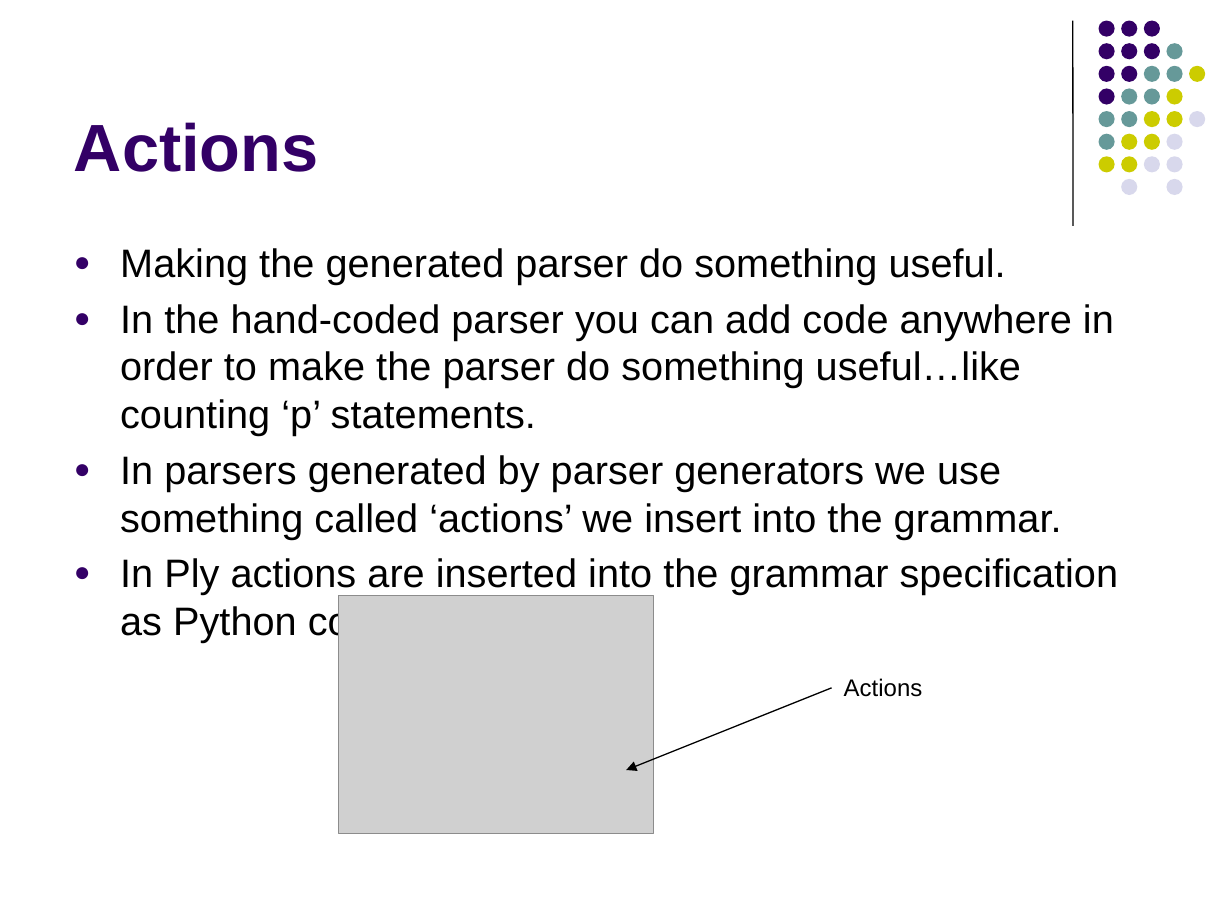
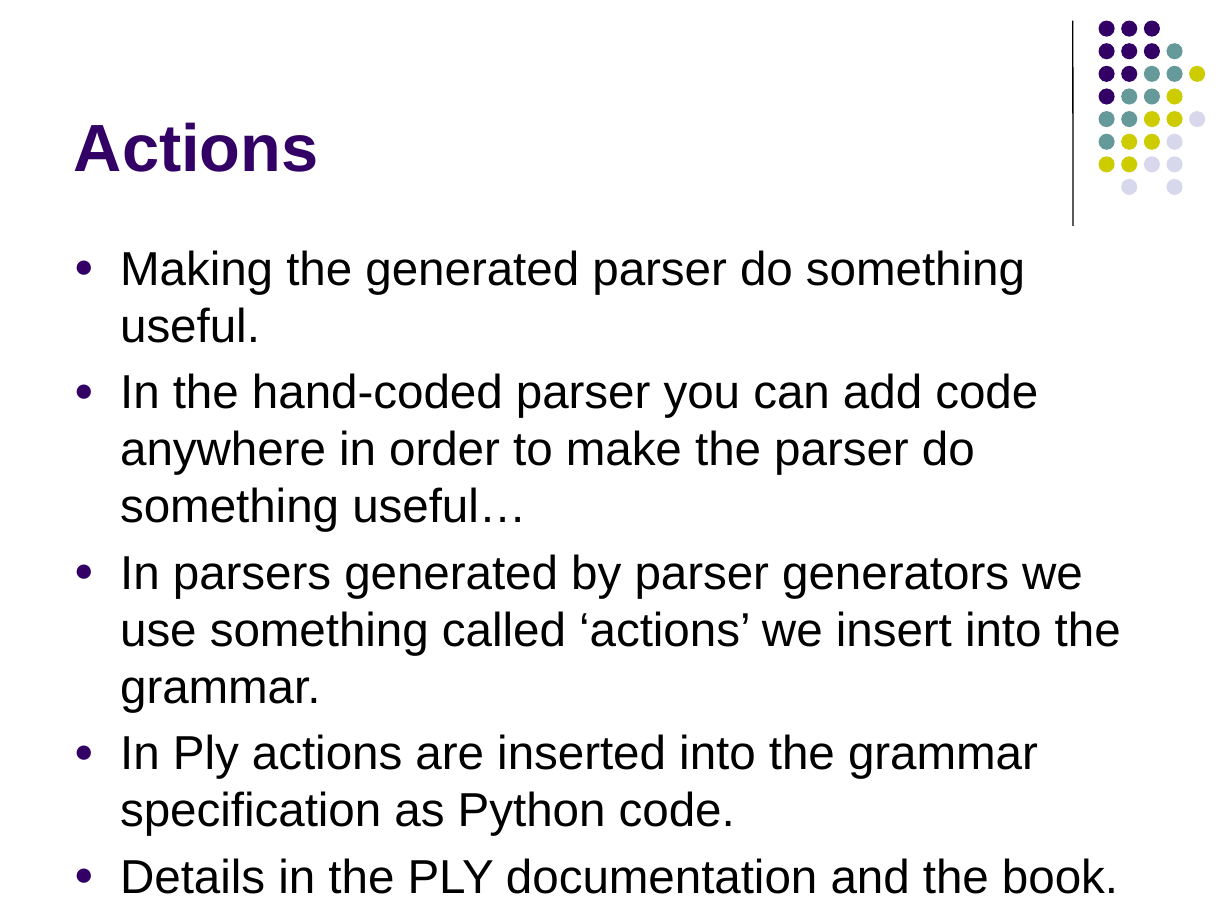
Before and after one commit to lutzhamel/CSC402, a slide deck: slide 18 of notes/csc402-ln021.pptx (slide 16 before the commit). Drawn at 1232x924 pixels with LibreOffice and Linux fonts; fonts in the diff are those of the drawing; grey boxes stand for pictures. Boxes give left, top, right and bottom in pixels: in the first picture for what was removed or moved away, otherwise in the second. Text is boxed around its words. In the diff, an @@ line names an element or a change of style, - is before the commit and + after.

```diff
--- a/notes/csc402-ln021.pptx
+++ b/notes/csc402-ln021.pptx
@@ text at [120,250,1121,712]: size 23.2 to 27.8 pt in "Making the generated parser do something useful.", "In parsers generated by parser generators we ..." @@
@@ text at [120,373,1038,532]: text changed; size 23.2 to 27.8 pt @@
-● In the hand-coded parser you can add code anywhere in order to make the parser do something useful…like counting ‘p’ statements.
+● In the hand-coded parser you can add code anywhere in order to make the parser do something useful…
@@ picture removed at [339,595,654,833] @@
@@ arrow removed from (832, 687) to (626, 770) @@
@@ text removed at [844,678,923,697] @@
-Actions
@@ text at [120,734,1118,894]: text changed; size 23.2 to 27.8 pt @@
-● In Ply actions are inserted into the grammar specification as Python code:
+● In Ply actions are inserted into the grammar specification as Python code.
+● Details in the PLY documentation and the book.
```
Also in this commit, not shown: 4 other slides changed, 3 slides added, 5 slides removed, 1 other file.
